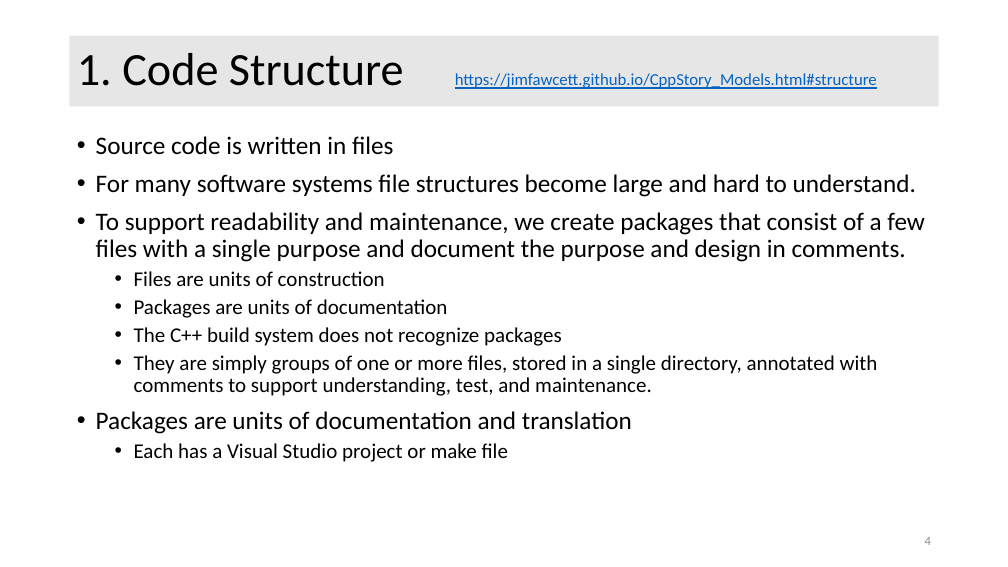
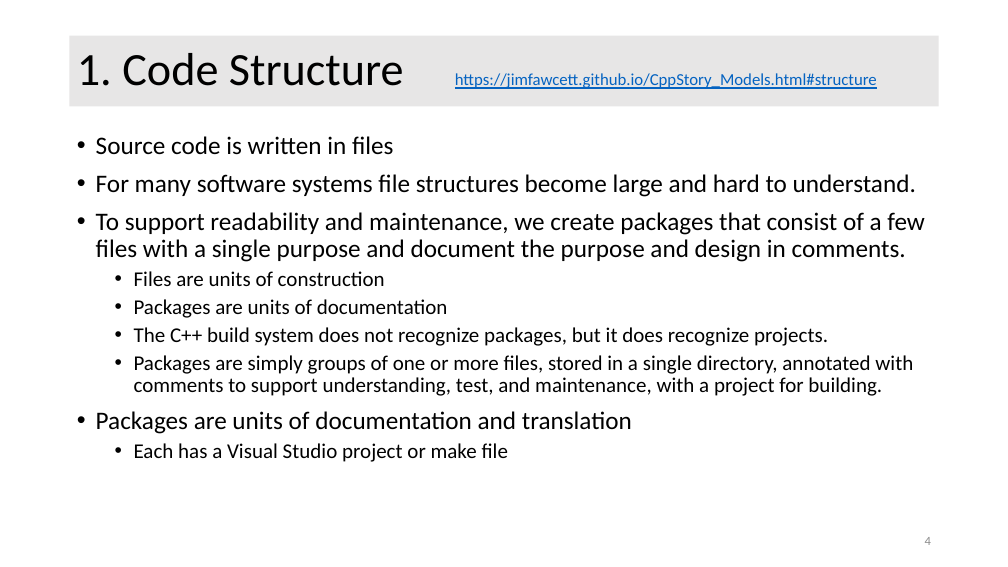
Before and after one commit to JimFawcett/JimFawcett.github.io, a slide deck: slide 4 of Resources/CppModels.pptx. Drawn at 1008x567 pixels with LibreOffice and Linux fonts; fonts in the diff are those of the drawing. Boxes give left, top, right and bottom in pixels: in the first picture for what was removed or moved away, otherwise in the second. Text is boxed around its words. In the diff, an @@ line names an element or a change of style, - is before the commit and + after.

```diff
--- a/Resources/CppModels.pptx
+++ b/Resources/CppModels.pptx
@@ text at bbox=[134, 327, 913, 396]: text changed @@
-  • The C++ build system does not recognize packages
-  • They are simply groups of one or more files, stored in a single directory, annotated with comments to support understanding, test, and maintenance.
+  • The C++ build system does not recognize packages, but it does recognize projects.
+  • Packages are simply groups of one or more files, stored in a single directory, annotated with comments to support understanding, test, and maintenance, with a project for building.
```
Also in this commit, not shown: 2 other slides changed, 1 slide added, 1 other file.
